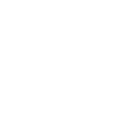
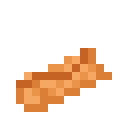
Comparing the layer stacks of the two 128x128 images. Changes:
showed group "cannoli versions" (43 layers) over [16, 48, 112, 112]
showed "cannoli copy #1" over [16, 48, 112, 112]
